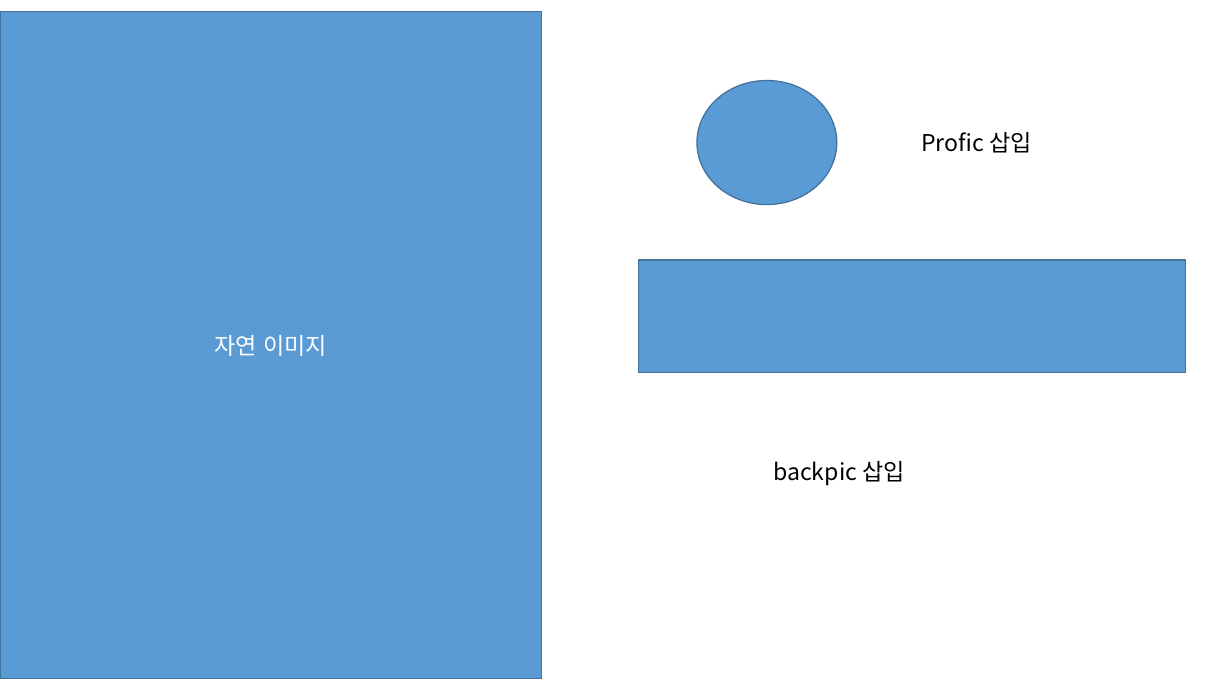
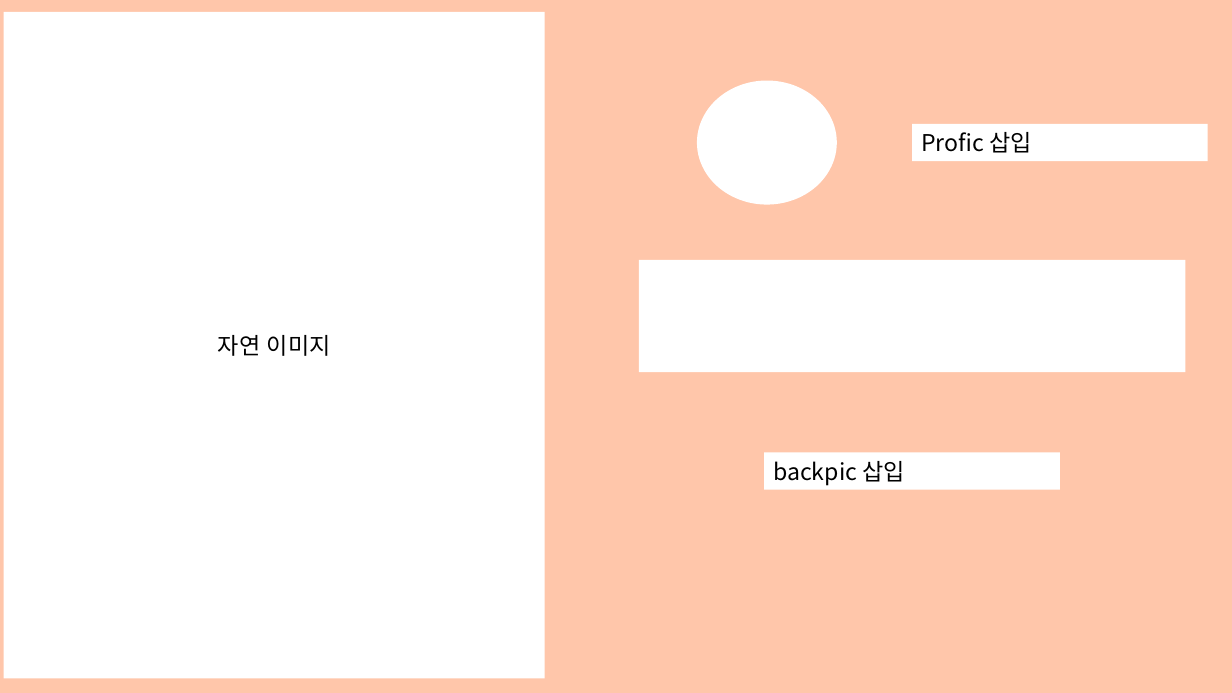
Before and after one commit to lectykim/sreview, a slide deck: slide 9 of hi/view powerpoint.pptx. Drawn at 1232x693 pixels with LibreOffice and Linux fonts; fonts in the diff are those of the drawing. Boxes give left, top, right and bottom in pixels: in the first picture for what was removed or moved away, otherwise in the second. Text is boxed around its words. In the diff, an @@ line names an element or a change of style, - is before the commit and + after.

Commit message:
change color

```diff
--- a/hi/view powerpoint.pptx
+++ b/hi/view powerpoint.pptx
@@ rectangle added at [0, 0, 1232, 693], fill #FFC6AA @@
@@ rectangle "자연 이미지": place and size @@
-rectangle "자연 이미지" at [0, 12, 542, 678]
+rectangle "자연 이미지" at [4, 12, 545, 678]
@@ rectangle "자연 이미지" at [4, 12, 545, 678]: text colour #FFFFFF to #000000; fill #5B9BD5 to #FFFFFF; outline #43739E 1 pt to none @@
@@ ellipse at [697, 80, 836, 204]: fill #5B9BD5 to #FFFFFF; outline #43739E 1 pt to none @@
@@ rectangle "Profic 삽입": place and size @@
-rectangle "Profic 삽입" at [921, 132, 1032, 153]
+rectangle "Profic 삽입" at [912, 124, 1208, 161]
@@ rectangle "Profic 삽입" at [912, 124, 1208, 161]: fill none to #FFFFFF @@
@@ rectangle at [639, 260, 1185, 372]: fill #5B9BD5 to #FFFFFF; outline #43739E 1 pt to none @@
@@ rectangle "backpic 삽입": place and size @@
-rectangle "backpic 삽입" at [773, 461, 905, 485]
+rectangle "backpic 삽입" at [764, 453, 1060, 490]
@@ rectangle "backpic 삽입" at [764, 453, 1060, 490]: fill none to #FFFFFF @@
```
Also in this commit, not shown: 15 other slides changed.
